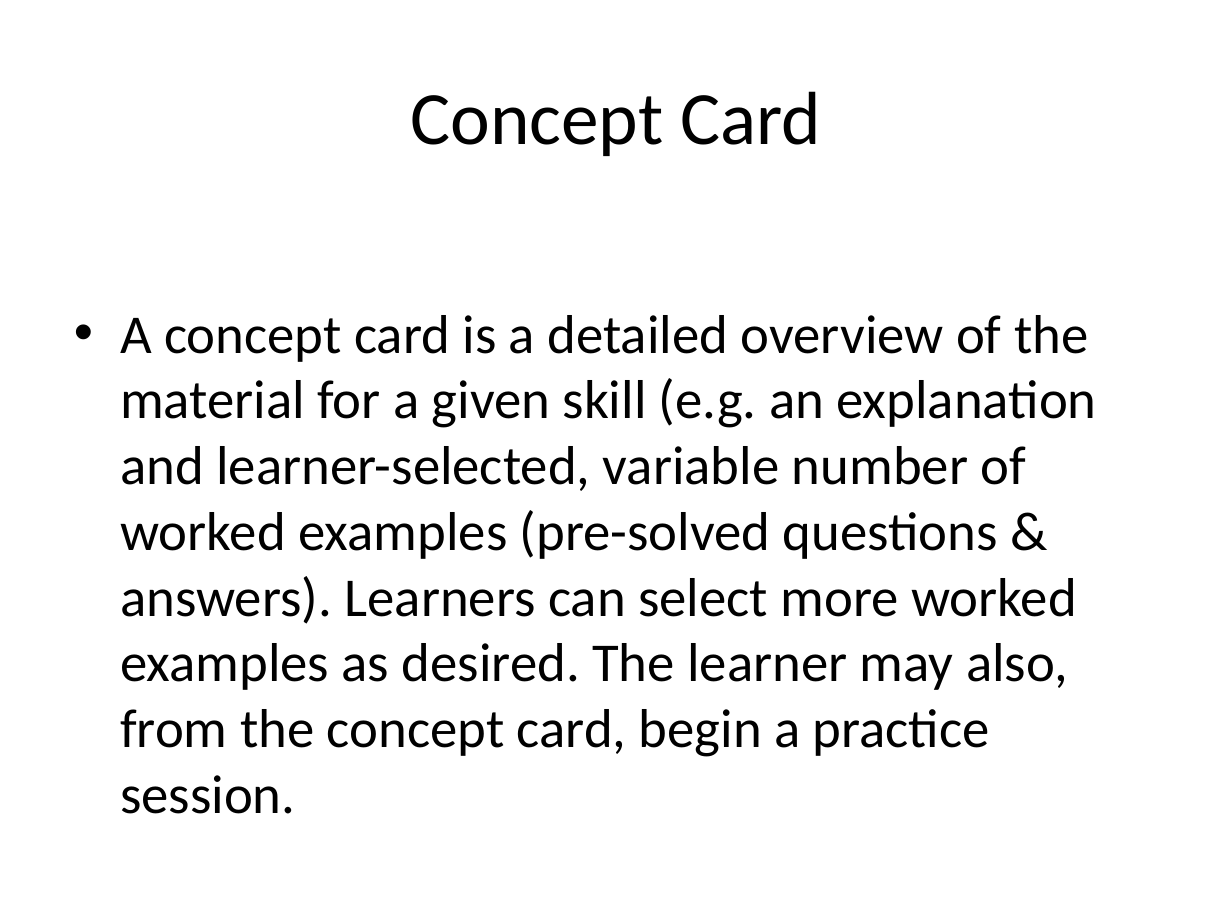
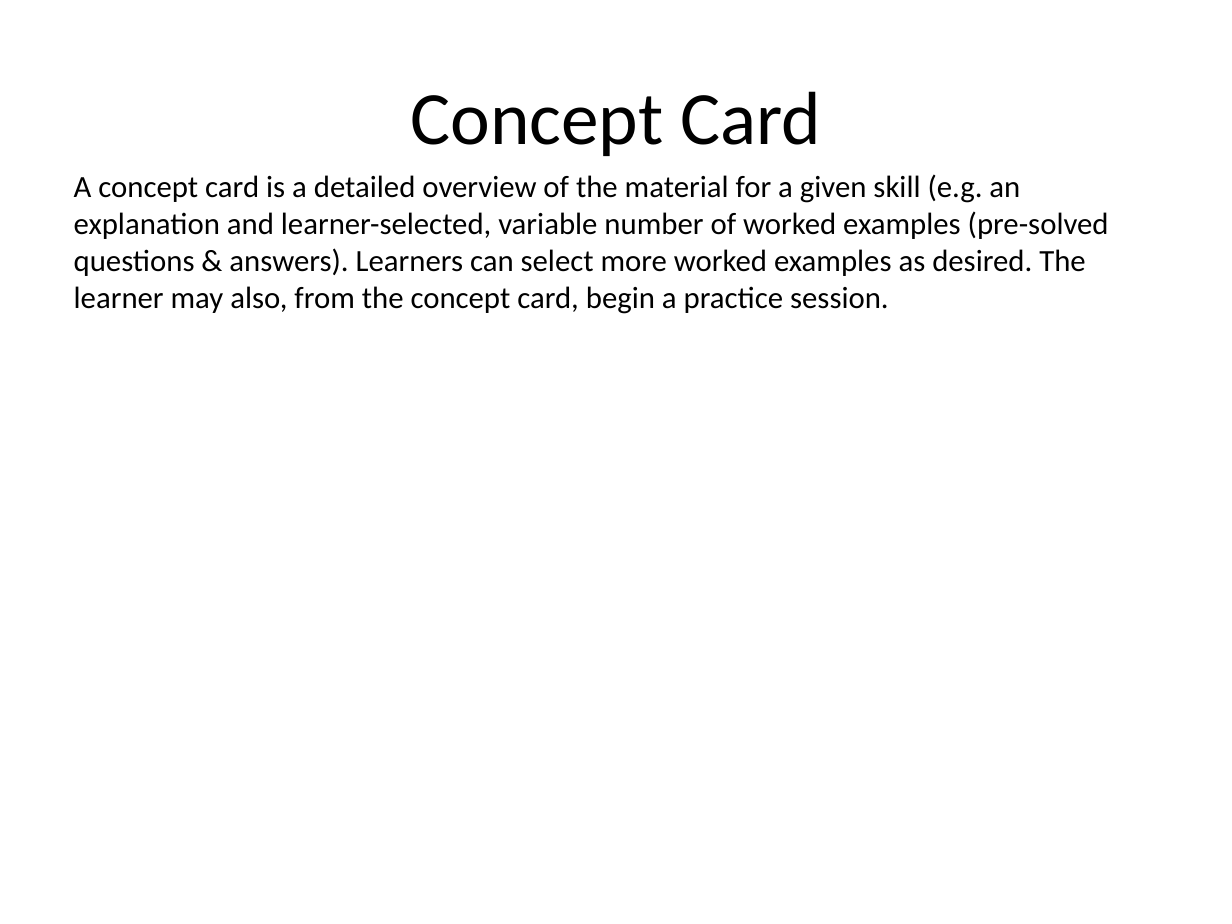
Before and after one commit to agbilotia1998/slydok, a slide deck: slide 12 of test.pptx. Drawn at 1232x924 pixels with LibreOffice and Linux fonts; fonts in the diff are those of the drawing. Boxes give left, top, right and bottom in pixels: in the first picture for what was removed or moved away, otherwise in the second. Text is boxed around its words. In the diff, an @@ line names an element or a change of style, - is before the commit and + after.

```diff
--- a/test.pptx
+++ b/test.pptx
@@ text "A concept card is a ...": place and size @@
-text "A concept card is a ..." at [120,315,1096,814]
+text "A concept card is a ..." at [74,174,1109,314]
@@ text "A concept card is a ..." at [74,174,1109,314]: size 32 to 18 pt; bullet • to none; less space between paragraphs @@
```
Also in this commit, not shown: 16 other slides changed, 2 other files.
